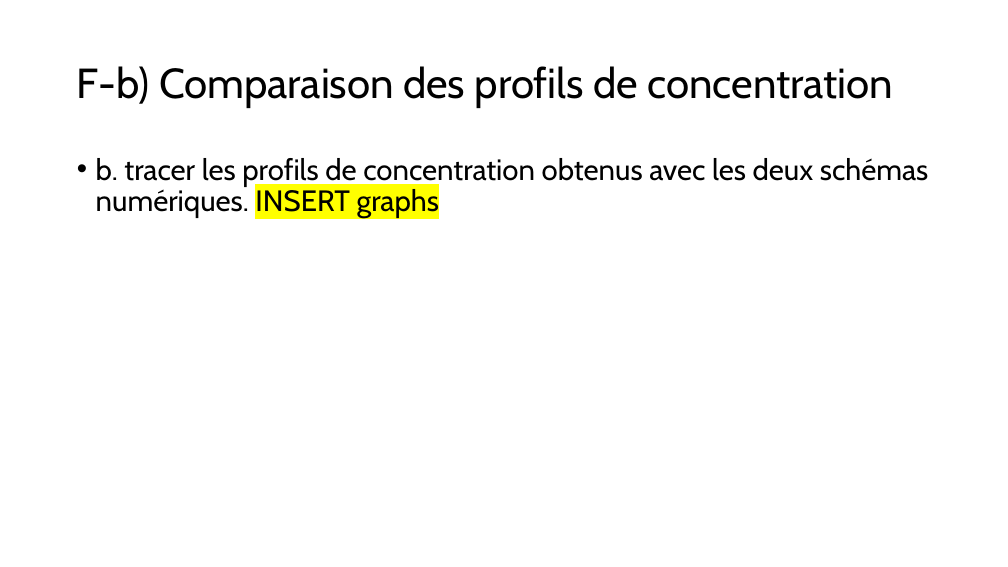
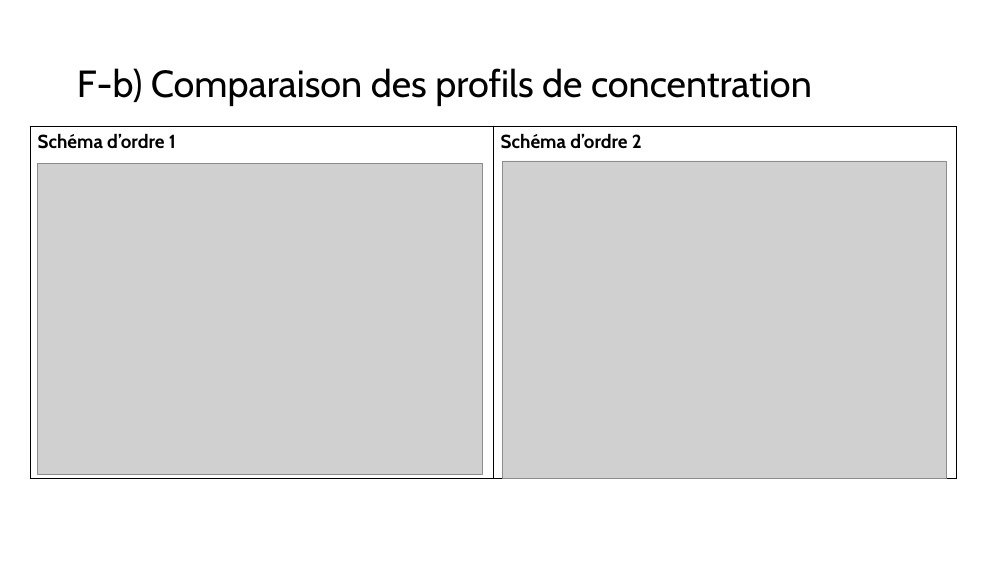
Before and after one commit to mehdibendaya/MEC8211-DEV1, a slide deck: slide 17 of Devoir_1.pptx (slide 22 before the commit). Drawn at 1008x567 pixels with LibreOffice and Linux fonts; fonts in the diff are those of the drawing; grey boxes stand for pictures. Boxes give left, top, right and bottom in pixels: in the first picture for what was removed or moved away, otherwise in the second. Text is boxed around its words. In the diff, an @@ line names an element or a change of style, - is before the commit and + after.

```diff
--- a/Devoir_1.pptx
+++ b/Devoir_1.pptx
@@ title "F-b) Comparaison des profils de ..." at (77,68,812,106): size 40 to 36 pt @@
@@ table added at (30,126,956,479), 1 rows, 2 columns @@
+Schéma d’ordre 1 | Schéma d’ordre 2
@@ picture added at (38,163,482,475) @@
@@ text removed at (96,158,929,219) @@
-• b. tracer les profils de concentration obtenus avec les deux schémas numériques. INSERT graphs
@@ picture added at (503,161,947,478) @@
```
Also in this commit, not shown: 15 other slides changed, 2 slides added, 7 slides removed.
